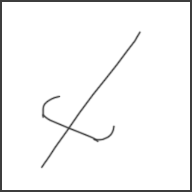
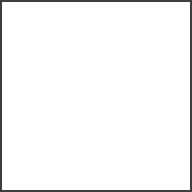
Before/after of a w=192, h=192 layered artwork. What changed in the layer stack:
painted on "Capa 1" over [40, 30, 142, 169]
